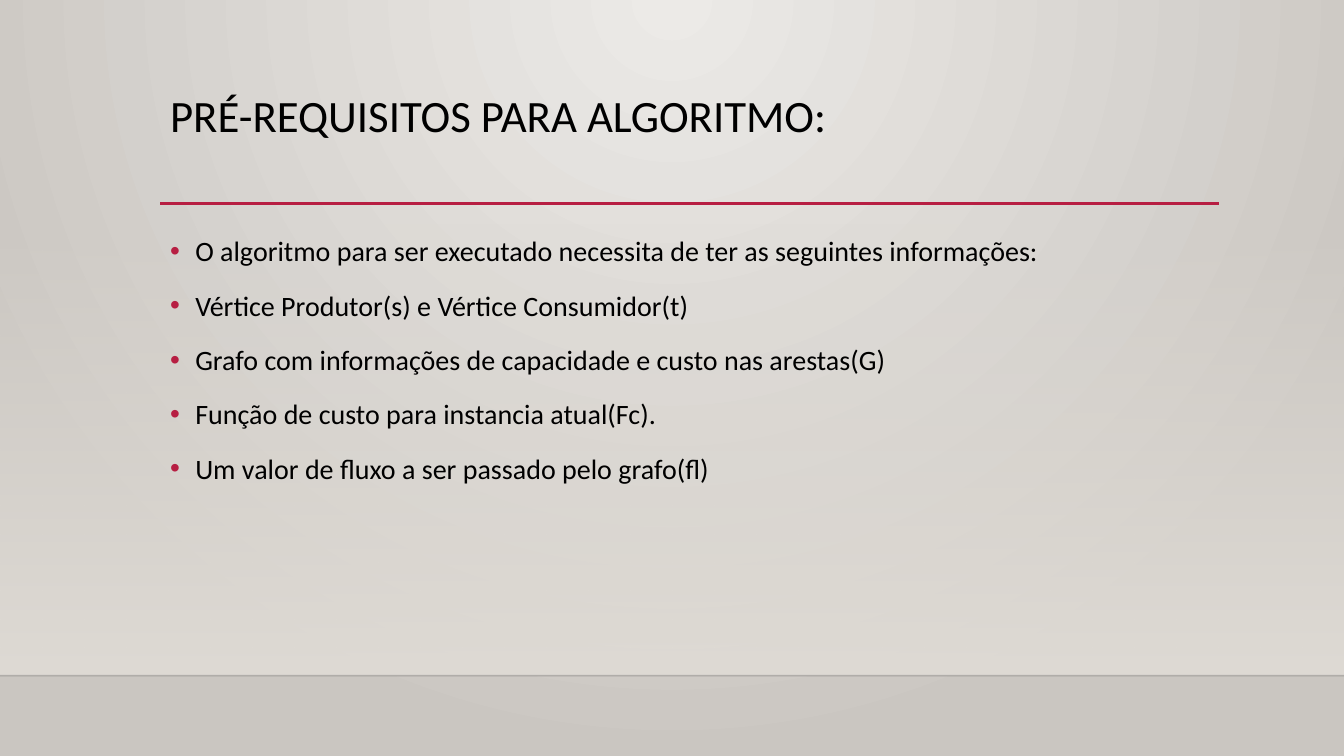
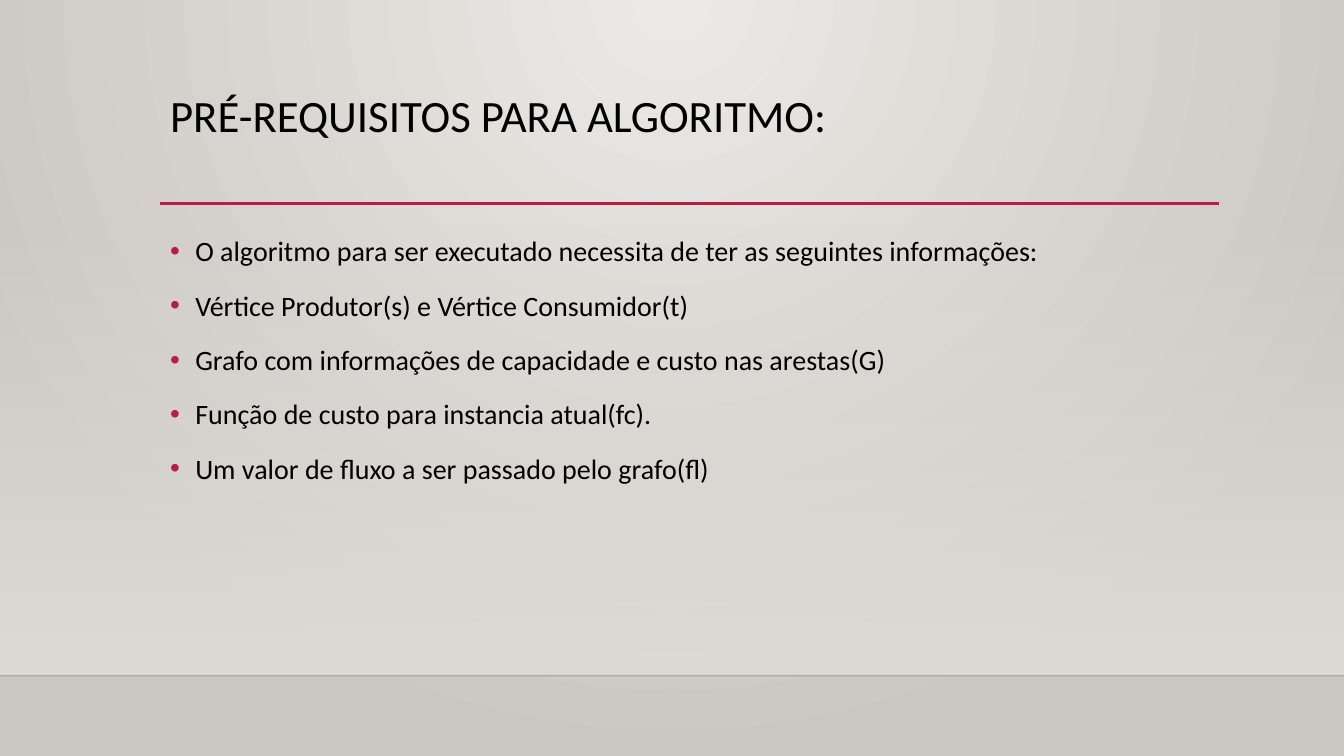
Before and after one commit to vitorhugoclz/EclipseProject, a slide deck: slide 6 of FluxoCustoMinimo/slides e texto/Apresentacao.pptx. Drawn at 1344x756 pixels with LibreOffice and Linux fonts; fonts in the diff are those of the drawing; background and template pictures are left out. Boxes give left, top, right and bottom in pixels: in the first picture for what was removed or moved away, otherwise in the second. Text is boxed around its words. In the diff, an @@ line names an element or a change of style, - is before the commit and + after.

```diff
--- a/FluxoCustoMinimo/slides e texto/Apresentacao.pptx
+++ b/FluxoCustoMinimo/slides e texto/Apresentacao.pptx
@@ text at (195, 403, 651, 429): text changed @@
-• Função de custo para instancia atual(Fc).
+• Função de custo para instancia atual(fc).
```
Also in this commit, not shown: 2 other slides changed, 9 slides added, 4 other files.
